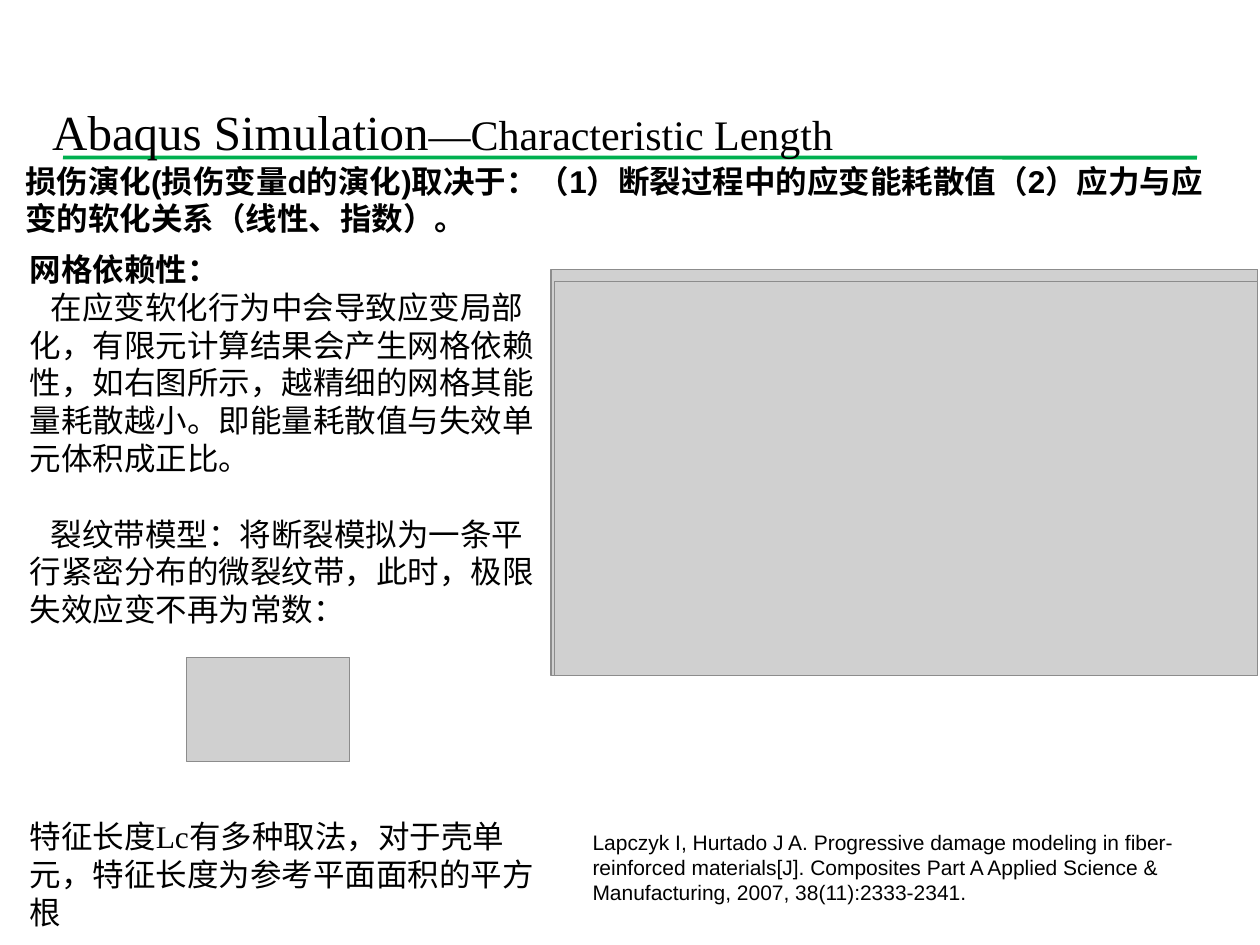
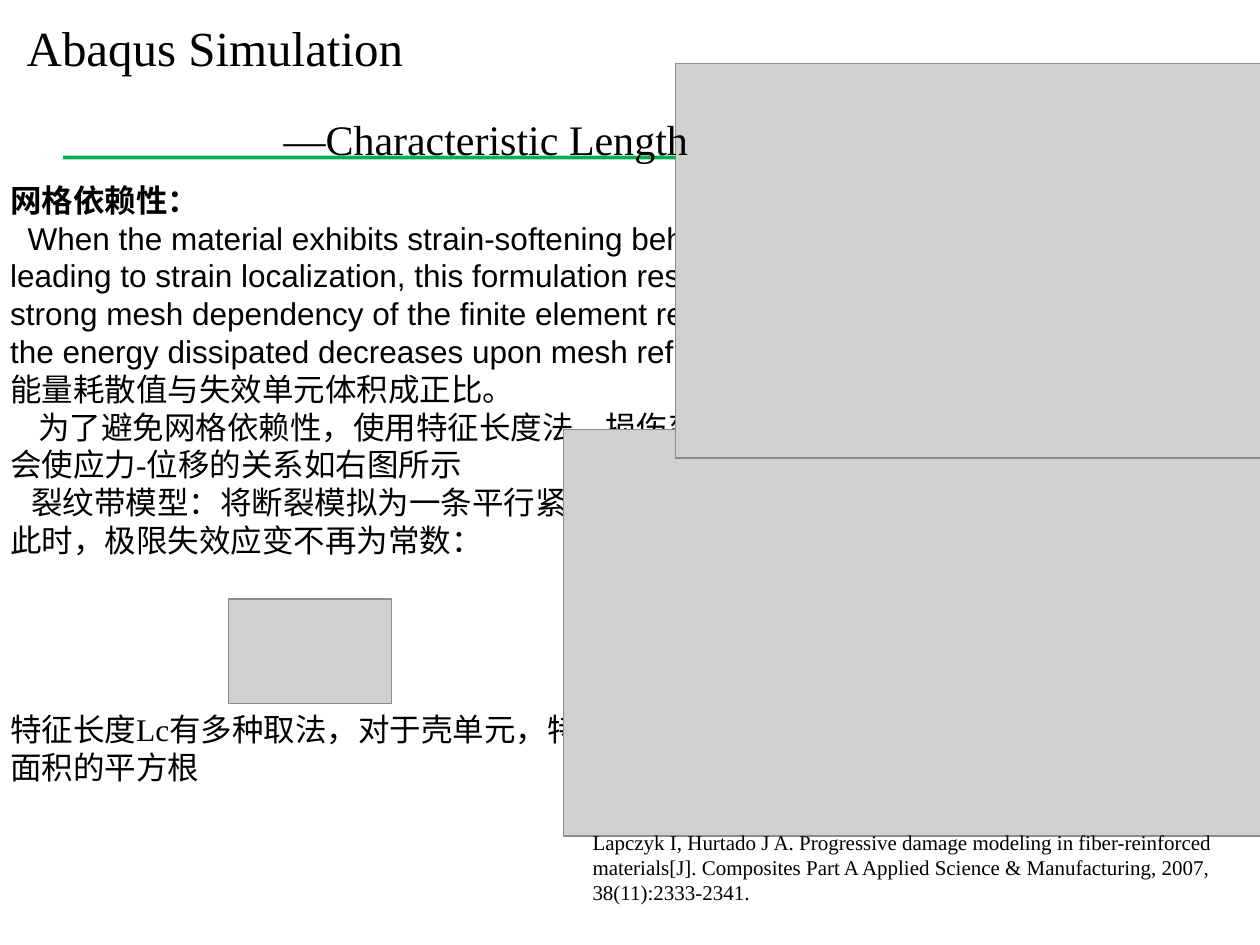
Before and after one commit to Chu2015/UMAThashinlinear4, a slide deck: slide 9 of 组会报告/组会20180110.pptx (slide 12 before the commit). Drawn at 1260x945 pixels with LibreOffice and Linux fonts; fonts in the diff are those of the drawing; grey boxes stand for pictures; background and template pictures are left out. Boxes give left, top, right and bottom in pixels: in the first picture for what was removed or moved away, otherwise in the second. Text is boxed around its words. In the diff, an @@ line names an element or a change of style, - is before the commit and + after.

```diff
--- a/组会报告/组会20180110.pptx
+++ b/组会报告/组会20180110.pptx
@@ text at [27,32,688,164]: text changed @@
-  Abaqus Simulation—Characteristic Length
+  Abaqus Simulation
+  —Characteristic Length
@@ picture: place and size @@
-picture at [554,282,1257,677]
+picture at [675,64,1260,459]
@@ text "网格依赖性：": place and size @@
-text "网格依赖性：" at [30,254,534,927]
+text "网格依赖性：" at [10,185,850,782]
@@ text removed at [25,166,1203,233] @@
-损伤演化(损伤变量d的演化)取决于：（1）断裂过程中的应变能耗散值（2）应力与应变的软化关系（线性、指数）。
@@ text at [10,225,826,479]: text changed @@
-在应变软化行为中会导致应变局部化，有限元计算结果会产生网格依赖性，如右图所示，越精细的网格其能量耗散越小。即能量耗散值与失效单元体积成正比。
+When the material exhibits strain-softening behavior, leading to strain localization, this formulation results in a strong mesh dependency of the finite element results in that the energy dissipated decreases upon mesh refinement.即能量耗散值与失效单元体积成正比。
+为了避免网格依赖性，使用特征长度法，损伤变量的演化会使应力-位移的关系如右图所示
@@ picture: place and size @@
-picture at [551,270,1257,677]
+picture at [563,430,1260,837]
@@ picture added at [228,598,391,703] @@
@@ picture removed at [186,658,349,762] @@
@@ text "Lapczyk I, Hurtado J A. ..." at [593,834,1210,905]: font Arial to Times New Roman @@
```
Also in this commit, not shown: 3 other slides changed, 1 slide added, 4 slides removed.
